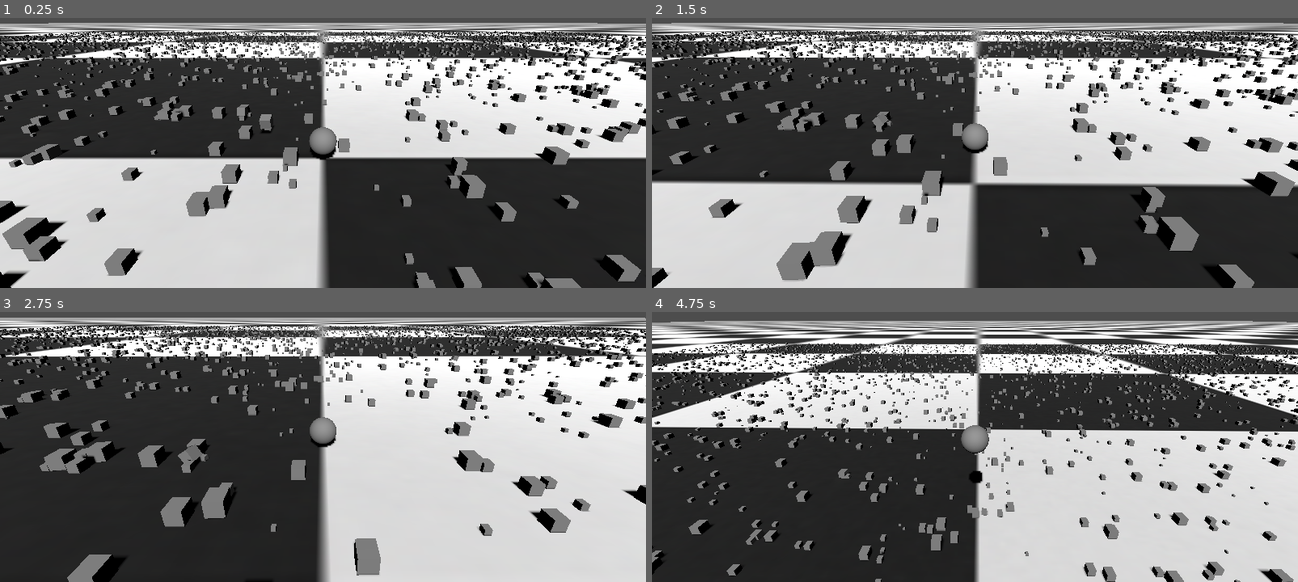
Above: before the commit, frames 1-4 (two rows, left to right).
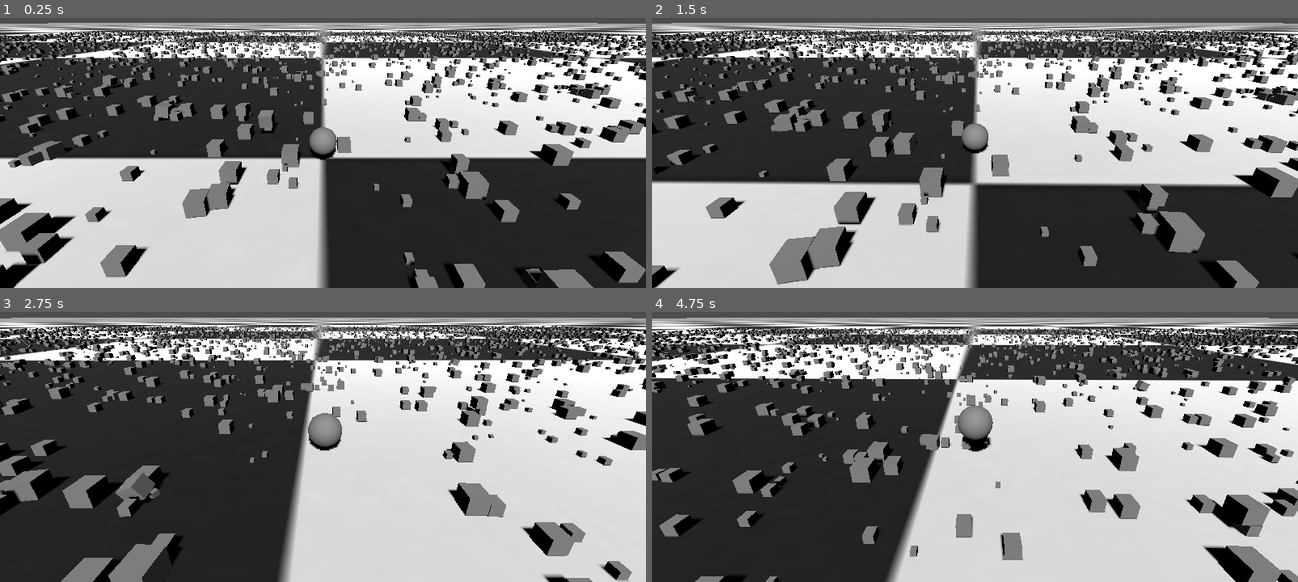
Above: after the commit, the same moments.

Repository: ericso/katamari-clone-spike
Game: Godot game, scene res://Scenes/Main/Main.tscn
Two runs of this game, one before a commit and one after it. Both use one fixed random seed, a clock stepped at 60 frames per second and the inputs below.
Inputs (mouse positions are in pixels of both pictures, inside the frame that each line leads up to):
- Up to frame 1 (0.25 s): no input
- Up to frame 2 (1.5 s): move the mouse to (1007, 104) at 0.52 s; hold E (absorb) 0.53-1.28 s; hold W (move_forward) from 0.53 s (still down); tap Space (jump) at 0.77 s; move the mouse to (942, 107) at 1.27 s; tap E (absorb) at 1.35 s
- Up to frame 3 (2.75 s): keep holding W (move_forward); tap Space (jump) at 1.52 s; move the mouse to (335, 393) at 2.02 s; hold E (absorb) from 2.03 s (still down)
- Up to frame 4 (4.75 s): keep holding W (move_forward); move the mouse to (968, 406) at 2.77 s; release E (absorb) at 2.78 s; tap E (absorb) at 2.85, 4.35 s; tap Space (jump) at 3.02, 3.77, 4.52 s; move the mouse to (1020, 403) at 3.52 s; hold E (absorb) 3.53-4.28 s; move the mouse to (923, 395) at 4.27 s

The runs differ from the first frame. In frame 1, 7.5% of the frame differs, in the area x 0-100%, y 4-100%; in frame 2, 7.1%; in frame 3, 32%; in frame 4, 51%, in the area x 0-100%, y 2-100%.

Commit message:
export box size limits

Diff:
--- a/Scenes/Globals/Spawner/Spawner.gd
+++ b/Scenes/Globals/Spawner/Spawner.gd
@@ -4,6 +4,9 @@
 @export var box_count := 10000
 @export var scatter_radius := 100.0
 @export var density := 10.0
+
+@export var box_size_min := 0.1
+@export var box_size_max := 0.6
 
 func spawn_objects():
 	for i in box_count:
@@ -13,7 +16,7 @@
 	var box := box_scene.instantiate()
 	add_child(box)
 
-	var scale := randf_range(0.1, 0.5)
+	var scale := randf_range(box_size_min, box_size_max)
 
 	# Create a new collision shape
 	var shape_node := box.get_node("CollisionShape")
